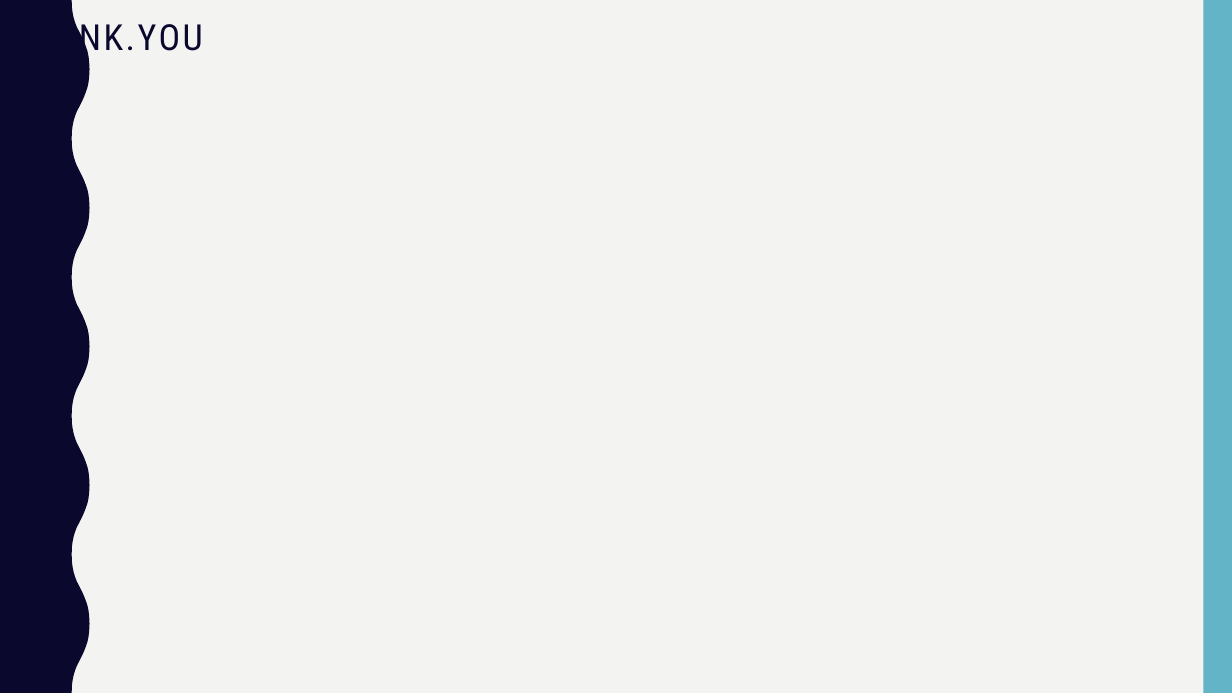
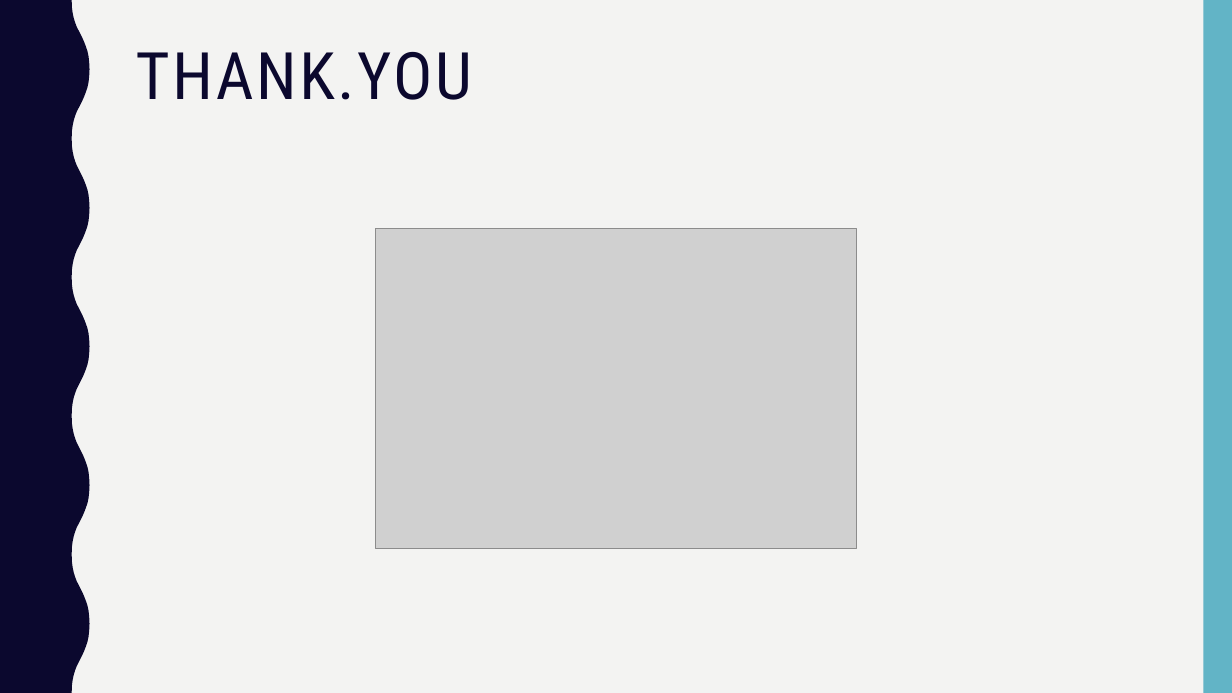
Before and after one commit to matteopelucco/lokalise, a slide deck: slide 33 of presentation/lokalise.pptx. Drawn at 1232x693 pixels with LibreOffice and Linux fonts; fonts in the diff are those of the drawing; grey boxes stand for pictures; background and template pictures are left out. Boxes give left, top, right and bottom in pixels: in the first picture for what was removed or moved away, otherwise in the second. Text is boxed around its words. In the diff, an @@ line names an element or a change of style, - is before the commit and + after.

```diff
--- a/presentation/lokalise.pptx
+++ b/presentation/lokalise.pptx
@@ text "THANK.YOU": place and size @@
-text "THANK.YOU" at box(9, 17, 203, 59)
+text "THANK.YOU" at box(136, 52, 472, 100)
@@ text "THANK.YOU" at box(136, 52, 472, 100): size 28 to 51 pt @@
@@ picture added at box(375, 228, 857, 549) @@
```
Also in this commit, not shown: 10 other slides changed, 14 other files.
